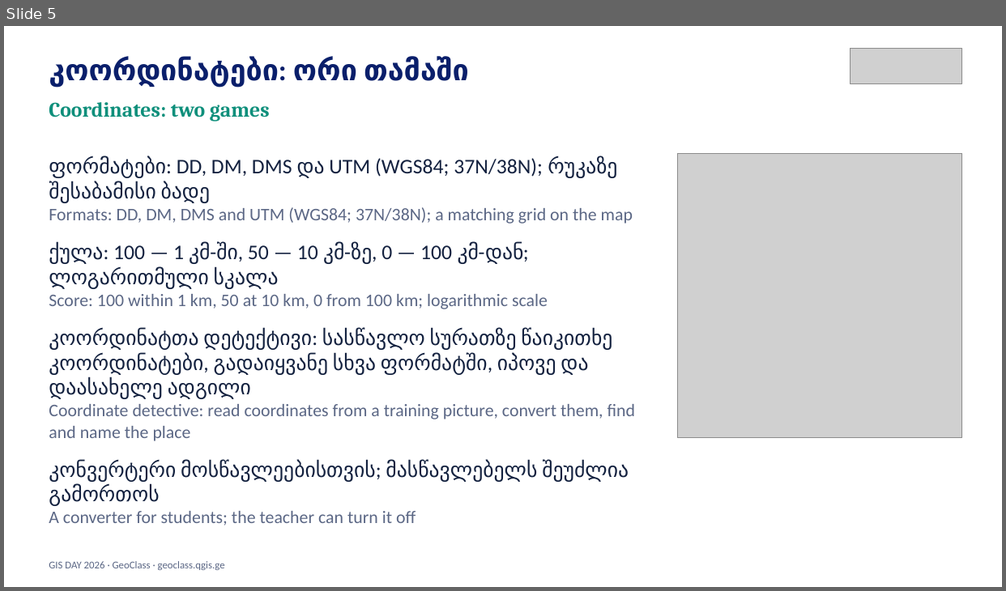
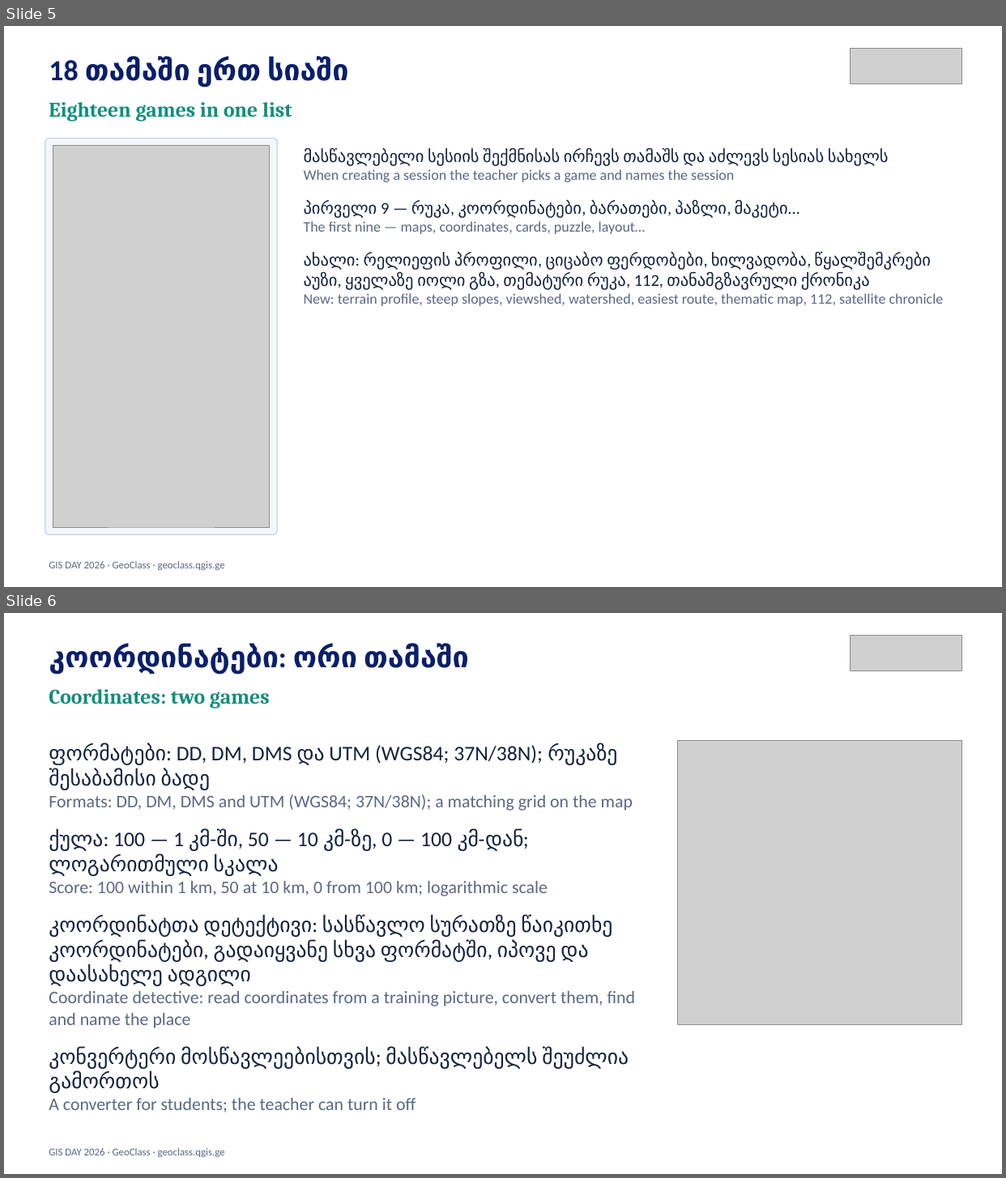
Before and after one commit to GIS-Edu-Georgia/gis-day, a slide deck: downloads/GIS_DAY_GEOCLASS.pptx. Shown one above the other, each under a label of ours: slide 5 before the commit, slides 5 and 6 after it. The pictures are 1006x591 and 1006x1178 pixels, drawn with LibreOffice and Linux fonts; fonts in the diff are those of the drawing; grey boxes stand for pictures. Boxes give left, top, right and bottom in pixels: in the first picture for what was removed or moved away, otherwise in the second. Text is boxed around its words. In the diff, an @@ line names an element or a change of style, - is before the commit and + after.

```diff
--- a/downloads/GIS_DAY_GEOCLASS.pptx
+++ b/downloads/GIS_DAY_GEOCLASS.pptx
@@ slide 5 added at [4, 26, 1002, 587], background #FFFFFF @@
@@ picture added at [850, 49, 962, 84] @@
@@ text added at [49, 57, 348, 87], 28 pt, text #0A1F6B, bold @@
+18 თამაში ერთ სიაში
@@ text added at [49, 102, 292, 121], 20 pt, text #0E8F7B, bold @@
+Eighteen games in one list
@@ rounded rectangle added at [45, 139, 277, 535], fill #F3F6FB, outline #C9D3E6 1 pt @@
@@ picture added at [53, 146, 270, 527] @@
@@ text added at [304, 148, 944, 306], 16 pt, text #13213F @@
+მასწავლებელი სესიის შექმნისას ირჩევს თამაშს და აძლევს სესიას სახელს
+When creating a session the teacher picks a game and names the session
+პირველი 9 — რუკა, კოორდინატები, ბარათები, პაზლი, მაკეტი…
+The first nine — maps, coordinates, cards, puzzle, layout…
+ახალი: რელიეფის პროფილი, ციცაბო ფერდობები, ხილვადობა, წყალშემკრები აუზი, ყველაზე იოლი გზა, თემატური რუკა, 112, თანამგზავრული ქრონიკა
+New: terrain profile, steep slopes, viewshed, watershed, easiest route, thematic map, 112, satellite chronicle
@@ text added at [49, 561, 225, 570], 10 pt, text #5B6785 @@
+GIS DAY 2026 · GeoClass · geoclass.qgis.ge
@@ what was slide 5 is now slide 6 @@
```
Also in this commit, not shown: 4 slides changed, 3 other slides added, 1 slide removed, 12 other files.
